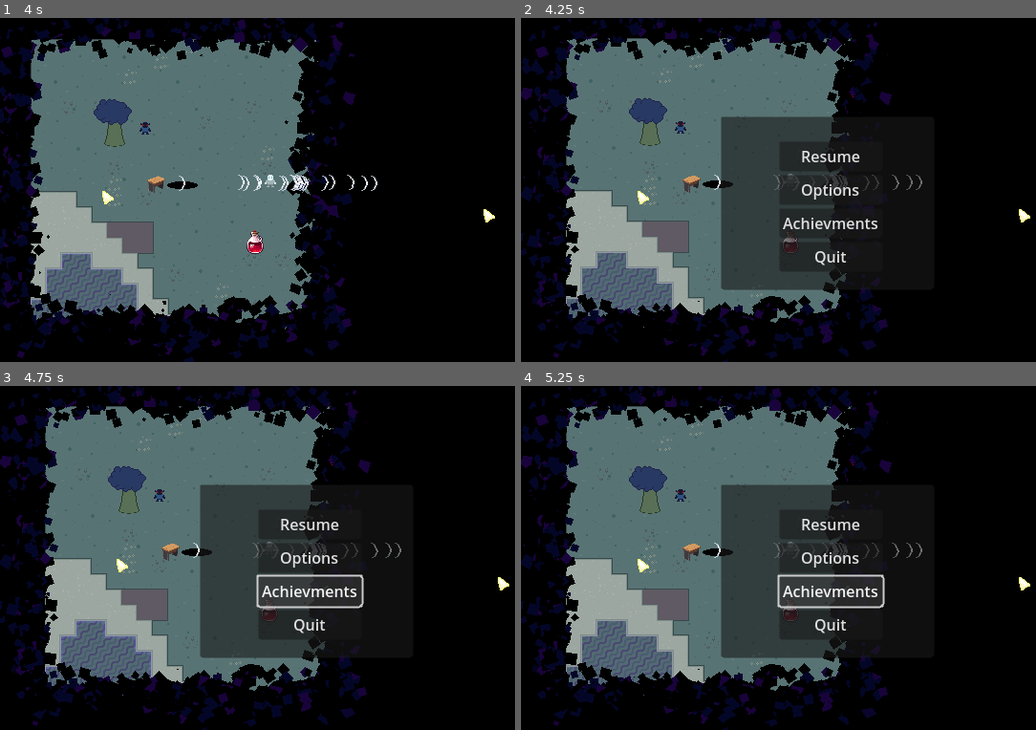
Above: before the commit, frames 1-4 (two rows, left to right).
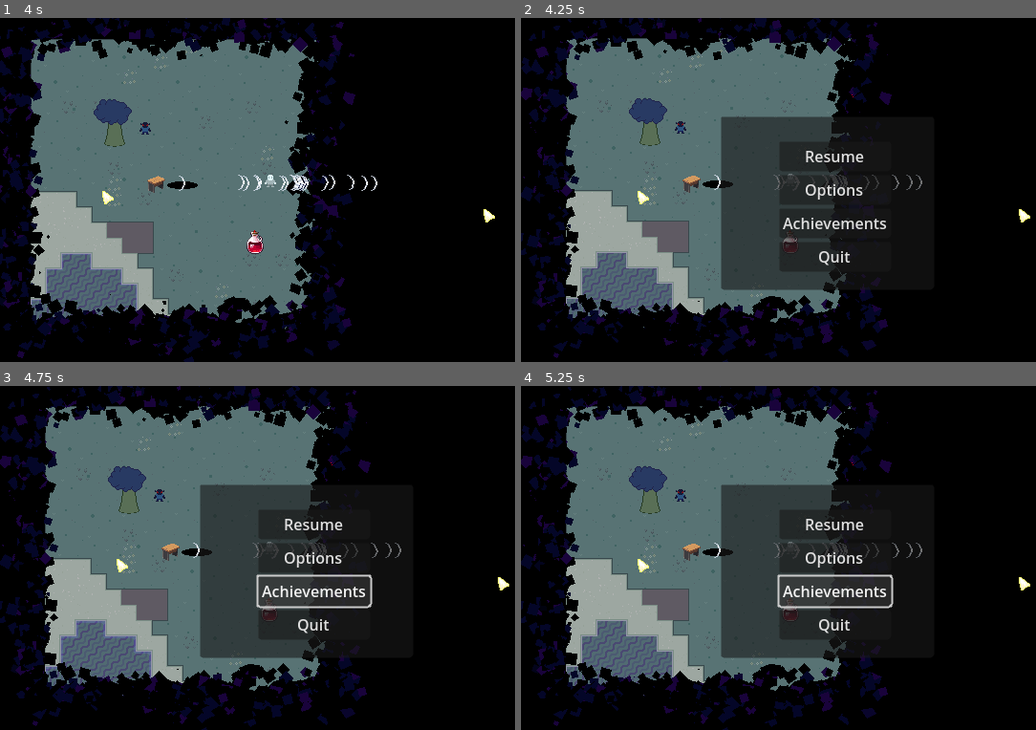
Above: after the commit, the same moments.

Repository: TimoRoggel/EverDark
Game: Godot game, scene res://scenes/levels/world.tscn
The game is run twice, just before and just after one commit, with the same random seed, the same clock (stepped at 60 frames per second) and the same inputs.
Inputs (mouse positions are in pixels of both pictures, inside the frame that each line leads up to):
- Up to frame 1 (4 s): tap Enter at 0.5 s; move the mouse to (437, 172) at 0.52 s; press the mouse at (437, 172) at 0.53 s; hold D (right) 0.53-1.25 s; right-click (437, 172) at 0.8 s; release the mouse at (437, 172) at 1.25 s; drag from (185, 207) to (381, 176) at 1.27 s; move the mouse to (365, 114) at 2.02 s; hold D (right) 2.03-2.75 s; hold Shift (dash) 2.03-2.75 s; click (365, 114) at 2.17 s; tap F (interact) at 2.3 s; drag from (272, 258) to (334, 121) at 2.77 s; move the mouse to (489, 241) at 3.52 s; press the mouse at (489, 241) at 3.53 s; hold A (left) from 3.53 s (still down); right-click (489, 241) at 3.8 s
- Up to frame 2 (4.25 s): keep holding A (left); tap Escape (pause) at 4.15 s
- Up to frame 3 (4.75 s): release A (left) at 4.25 s; release the mouse at (489, 609) at 4.25 s; click (309, 592) at 4.25 s, where only the run before the commit has a clickable "Achievments"
- Up to frame 4 (5.25 s): click (835, 592) at 5 s, where only the run after the commit has a clickable "Achievements"

Frame 1 is identical in both runs. In frame 2, 0.8% of the frame differs, in the area x 54-71%, y 38-72%; in frame 3, 1.0%, in the area x 54-73%, y 38-72%; in frame 4, 1.0%.

Commit message:
Added control settings

Diff:
--- /dev/null
+++ b/UI/control_panel.gd
@@ -0,0 +1,79 @@
+extends Panel
+@onready var input_button_scene =preload("res://UI/input_button.tscn")
+@onready var action_list: VBoxContainer = $MarginContainer/VBoxContainer/ScrollContainer/ActionList
+
+
+var is_remapping = false
+var action_to_remap = null
+var remapping_button = null
+
+var input_actions = {
+	"up" : "Move up",
+	"down" : "Move down",
+	"left" : "Move left",
+	"right" : "Move right",
+	"pause" : "Pause menu",
+	"attack" : "Attack",
+	"block" : "Block",
+	"dash" : "Dash",
+	"toggle_inventory" : "Open inventory",
+	"interact" : "Interact",
+}
+
+func _ready() -> void:
+	_create_action_list()
+
+func _create_action_list() -> void:
+	InputMap.load_from_project_settings()
+	for item in action_list.get_children():
+		item.queue_free()
+
+	for action in input_actions:
+		var button = input_button_scene.instantiate()
+		var action_label = button.find_child("LabelAction")
+		var input_label = button.find_child("LabelInput")
+
+		action_label.text = input_actions[action]
+
+		var events = InputMap.action_get_events(action)
+		if events.size() > 0:
+			input_label.text = events[0].as_text().trim_suffix(" (Physical)")
+		else:
+			input_label.text = ""
+
+		action_list.add_child(button)
+		button.pressed.connect(_on_input_button_pressed.bind(button, action))
+
+func _on_input_button_pressed(button, action):
+	if !is_remapping:
+		is_remapping = true
+		action_to_remap = action
+		remapping_button = button
+		button.find_child("LabelInput").text = "Press key to bind..."
+
+func _input(event):
+	if is_remapping:
+		if(
+			event is InputEventKey ||
+			event is InputEventMouseButton && event.pressed
+		):
+
+			if event is InputEventMouseButton && event.double_click:
+				event.double_click = false
+
+			InputMap.action_erase_events(action_to_remap)
+			InputMap.action_add_event(action_to_remap, event)
+			_update_action_list(remapping_button, event)
+
+			is_remapping = false
+			action_to_remap = null
+			remapping_button = null
+
+			accept_event()
+
+func _update_action_list(button, event):
+	button.find_child("LabelInput").text = event.as_text().trim_suffix(" (Physical)")
+
+
+func _on_reset_button_pressed() -> void:
+	_create_action_list()
--- /dev/null
+++ b/UI/input_button.tscn
@@ -0,0 +1,39 @@
+[gd_scene format=3 uid="uid://c05b5nqv7pwqh"]
+
+[node name="InputButton" type="Button"]
+custom_minimum_size = Vector2(0, 18)
+focus_mode = 0
+
+[node name="MarginContainer" type="MarginContainer" parent="."]
+layout_mode = 1
+anchors_preset = 15
+anchor_right = 1.0
+anchor_bottom = 1.0
+grow_horizontal = 2
+grow_vertical = 2
+theme_override_constants/margin_left = 4
+theme_override_constants/margin_top = 4
+theme_override_constants/margin_right = 4
+theme_override_constants/margin_bottom = 4
+
+[node name="HBoxContainer" type="HBoxContainer" parent="MarginContainer"]
+layout_mode = 2
+
+[node name="LabelAction" type="Label" parent="MarginContainer/HBoxContainer"]
+layout_mode = 2
+mouse_filter = 1
+theme_override_font_sizes/font_size = 10
+text = "Action Name"
+horizontal_alignment = 1
+
+[node name="Spacer" type="Control" parent="MarginContainer/HBoxContainer"]
+layout_mode = 2
+size_flags_horizontal = 3
+mouse_filter = 1
+
+[node name="LabelInput" type="Label" parent="MarginContainer/HBoxContainer"]
+layout_mode = 2
+mouse_filter = 1
+theme_override_font_sizes/font_size = 10
+text = "Input Key"
+horizontal_alignment = 1
--- a/UI/pause_menu.tscn
+++ b/UI/pause_menu.tscn
@@ -1,7 +1,9 @@
-[gd_scene load_steps=5 format=3 uid="uid://bn1esnd74d0hh"]
+[gd_scene load_steps=7 format=3 uid="uid://bn1esnd74d0hh"]
 
 [ext_resource type="Script" uid="uid://b0thq0tp2rp14" path="res://UI/pause_menu.gd" id="1_ltd3m"]
 [ext_resource type="Script" uid="uid://rsst28hudxbk" path="res://UI/audio_control.gd" id="2_jfm1e"]
+[ext_resource type="Script" uid="uid://k300uhgq1pvk" path="res://UI/control_panel.gd" id="2_nben2"]
+[ext_resource type="PackedScene" uid="uid://c05b5nqv7pwqh" path="res://UI/input_button.tscn" id="2_pqlge"]
 [ext_resource type="Script" uid="uid://cq8x5dqj6twj1" path="res://UI/check_box_2.gd" id="3_03fe5"]
 [ext_resource type="Script" uid="uid://dw6r4uth2ft6v" path="res://UI/option_button.gd" id="4_0b5ob"]
 
@@ -48,9 +50,9 @@
 layout_mode = 2
 text = "Options"
 
-[node name="Achievments" type="Button" parent="PauseMenu/Buttons"]
-layout_mode = 2
-text = "Achievments"
+[node name="Achievements" type="Button" parent="PauseMenu/Buttons"]
+layout_mode = 2
+text = "Achievements"
 
 [node name="Quit" type="Button" parent="PauseMenu/Buttons"]
 custom_minimum_size = Vector2(100, 20)
@@ -121,31 +123,48 @@
 offset_bottom = 104.0
 grow_horizontal = 2
 grow_vertical = 2
-
-[node name="Label" type="Label" parent="Control panel"]
-layout_mode = 1
-anchors_preset = 10
-anchor_right = 1.0
-offset_bottom = 28.0
-grow_horizontal = 2
+script = ExtResource("2_nben2")
+
+[node name="MarginContainer" type="MarginContainer" parent="Control panel"]
+layout_mode = 1
+anchors_preset = 15
+anchor_right = 1.0
+anchor_bottom = 1.0
+grow_horizontal = 2
+grow_vertical = 2
+theme_override_constants/margin_left = 8
+theme_override_constants/margin_top = 8
+theme_override_constants/margin_right = 8
+theme_override_constants/margin_bottom = 8
+
+[node name="VBoxContainer" type="VBoxContainer" parent="Control panel/MarginContainer"]
+layout_mode = 2
+
+[node name="Label" type="Label" parent="Control panel/MarginContainer/VBoxContainer"]
+layout_mode = 2
 theme_override_font_sizes/font_size = 20
 text = "Controls"
 horizontal_alignment = 1
 
-[node name="Back_c" type="Button" parent="Control panel"]
-custom_minimum_size = Vector2(100, 20)
-layout_mode = 1
-anchors_preset = 8
-anchor_left = 0.5
-anchor_top = 0.5
-anchor_right = 0.5
-anchor_bottom = 0.5
-offset_left = -49.5
-offset_top = 39.5
-offset_right = 50.5
-offset_bottom = 70.5
-grow_horizontal = 2
-grow_vertical = 2
+[node name="ScrollContainer" type="ScrollContainer" parent="Control panel/MarginContainer/VBoxContainer"]
+layout_mode = 2
+size_flags_vertical = 3
+
+[node name="ActionList" type="VBoxContainer" parent="Control panel/MarginContainer/VBoxContainer/ScrollContainer"]
+layout_mode = 2
+size_flags_horizontal = 3
+
+[node name="InputButton" parent="Control panel/MarginContainer/VBoxContainer/ScrollContainer/ActionList" instance=ExtResource("2_pqlge")]
+layout_mode = 2
+
+[node name="ResetButton" type="Button" parent="Control panel/MarginContainer/VBoxContainer/ScrollContainer/ActionList"]
+layout_mode = 2
+focus_mode = 0
+text = "Reset to default"
+
+[node name="Back_c" type="Button" parent="Control panel/MarginContainer/VBoxContainer"]
+custom_minimum_size = Vector2(100, 20)
+layout_mode = 2
 text = "Back"
 
 [node name="Audio panel" type="Panel" parent="."]
@@ -347,7 +366,9 @@
 [connection signal="pressed" from="Options/VBoxContainer/Graphics" to="." method="_on_graphics_pressed"]
 [connection signal="pressed" from="Options/VBoxContainer/Controls" to="." method="_on_controls_pressed"]
 [connection signal="pressed" from="Options/VBoxContainer/Back" to="." method="_on_back_pressed"]
-[connection signal="pressed" from="Control panel/Back_c" to="." method="_on_back_c_pressed"]
+[connection signal="pressed" from="Control panel/MarginContainer/VBoxContainer/ScrollContainer/ActionList/InputButton" to="Control panel" method="_on_input_button_pressed"]
+[connection signal="pressed" from="Control panel/MarginContainer/VBoxContainer/ScrollContainer/ActionList/ResetButton" to="Control panel" method="_on_reset_button_pressed"]
+[connection signal="pressed" from="Control panel/MarginContainer/VBoxContainer/Back_c" to="." method="_on_back_c_pressed"]
 [connection signal="value_changed" from="Audio panel/AudioControl" to="Audio panel/AudioControl" method="_on_value_changed"]
 [connection signal="value_changed" from="Audio panel/AudioControl2" to="Audio panel/AudioControl2" method="_on_value_changed"]
 [connection signal="pressed" from="Audio panel/Back_c" to="." method="_on_back_c_pressed"]
Not shown, added: UI/control_panel.gd.uid
